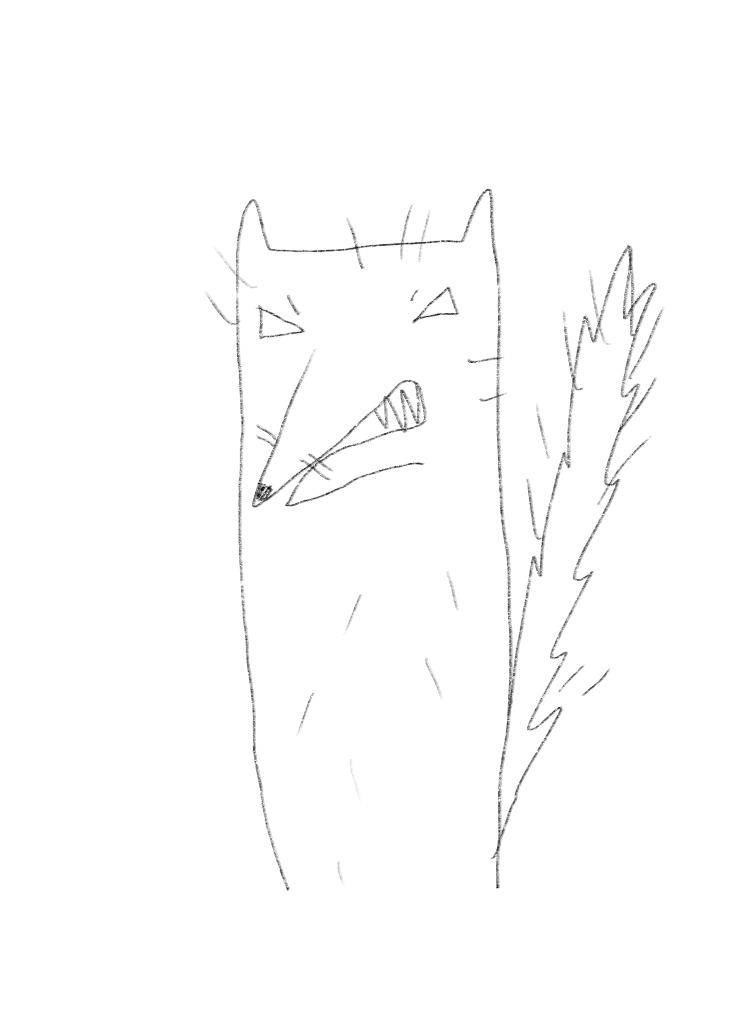
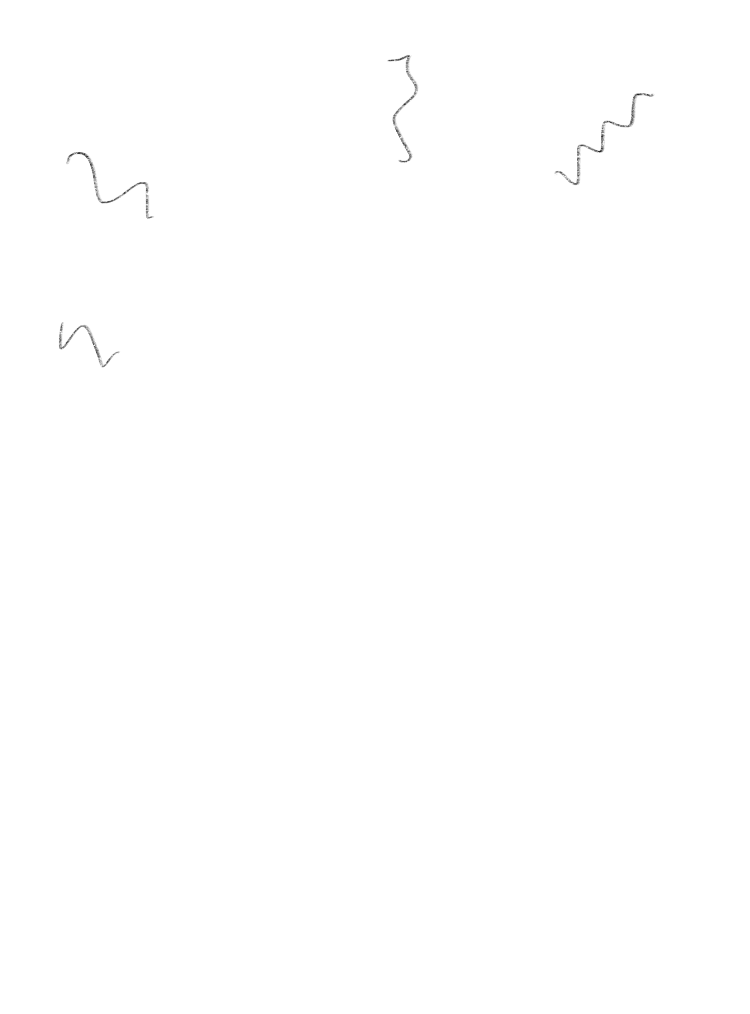
Before/after of a 750px x 1014px layered artwork. What changed in the layer stack:
showed group "Neue Gruppe" (1st of 3) (3 layers) over [58, 54, 655, 382]
showed "Ebene 14" over [58, 54, 655, 368]
hid "Ebene 11" over [204, 188, 665, 892]
